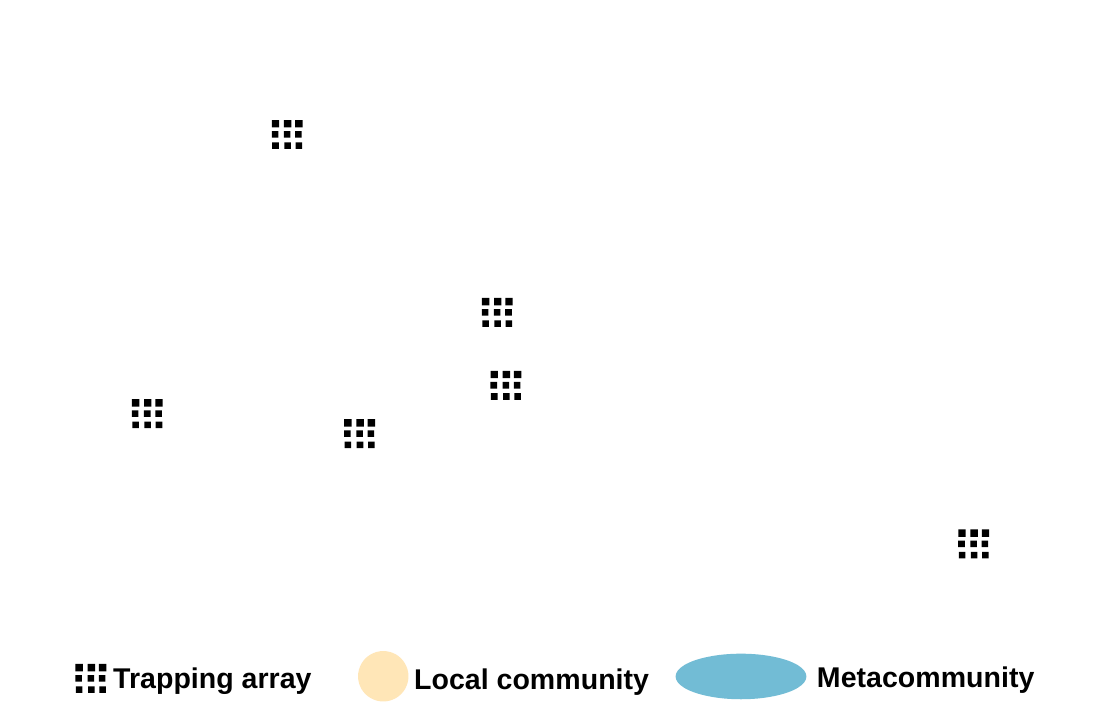
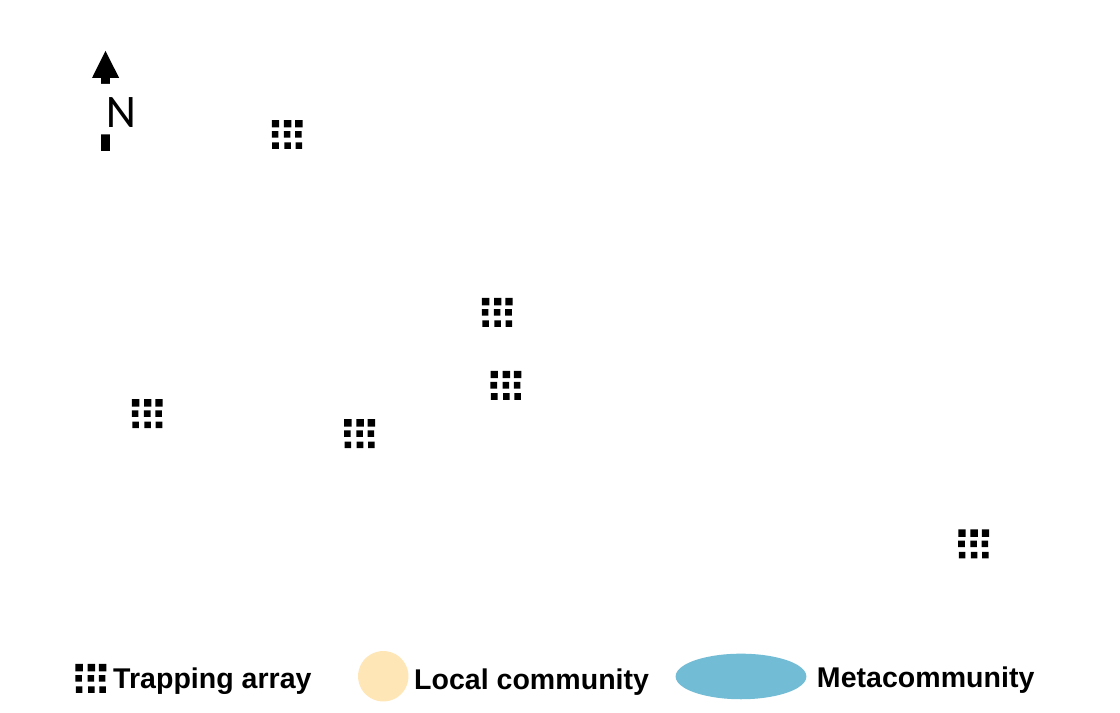
Before and after one commit to zipkinlab/Gilbert_etal_2025_Ecography, a slide deck: slide 1 of figures/figure_01.pptx. Drawn at 1120x713 pixels with LibreOffice and Linux fonts; fonts in the diff are those of the drawing; background and template pictures are left out. Boxes give left, top, right and bottom in pixels: in the first picture for what was removed or moved away, otherwise in the second. Text is boxed around its words. In the diff, an @@ line names an element or a change of style, - is before the commit and + after.

```diff
--- a/figures/figure_01.pptx
+++ b/figures/figure_01.pptx
@@ arrow added from (106, 151) to (106, 50), #000000 3.5 pt @@
@@ text added at (x1=106, y1=97, x2=136, y2=139), 18 pt, text #000000 @@
+N
```
Also in this commit, not shown: 21 other files.
